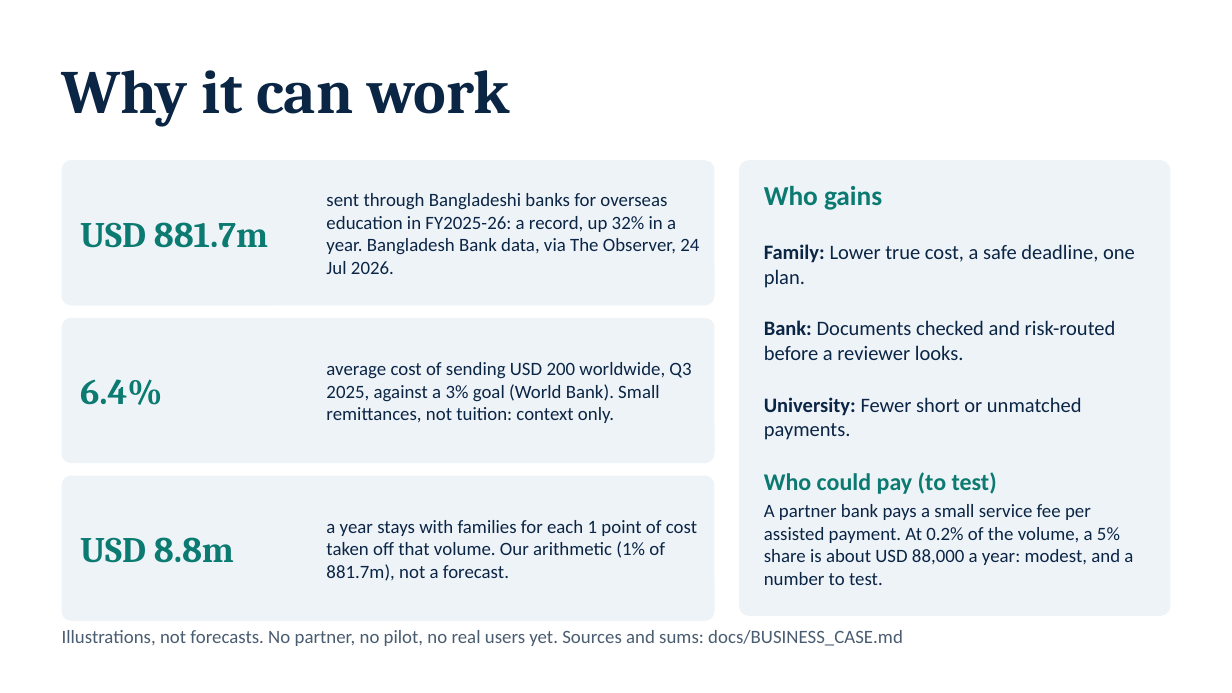
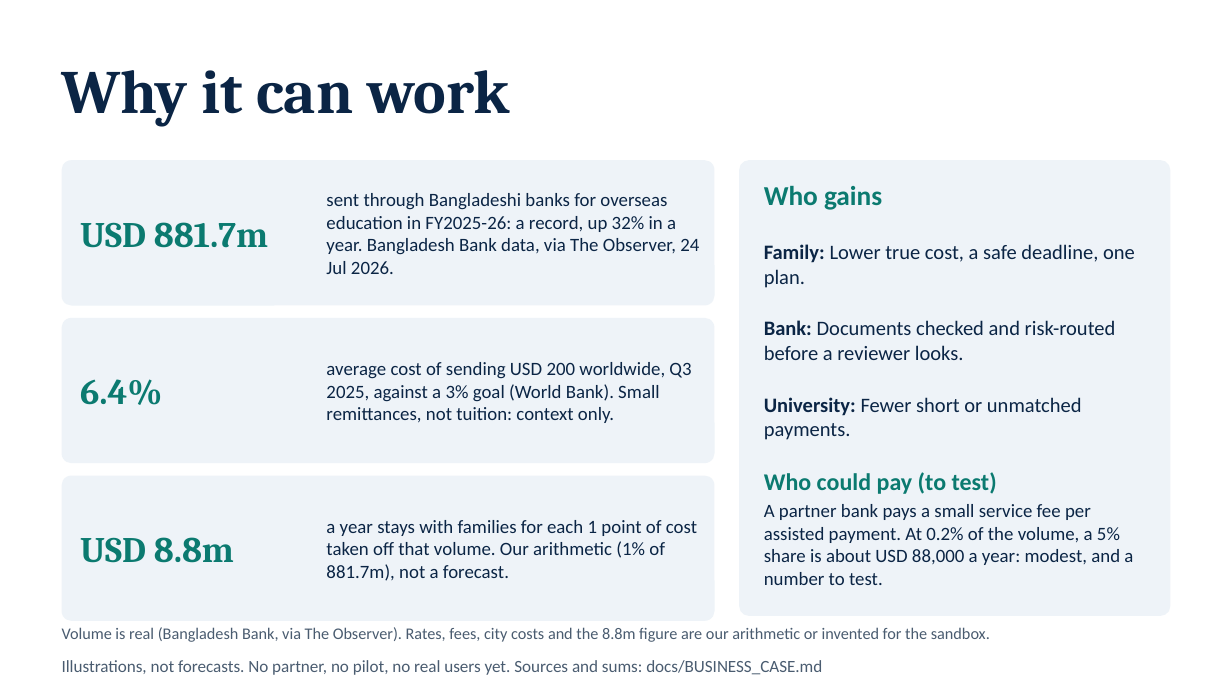
Before and after one commit to NoobCrow/StudyRoute, a slide deck: slide 18 of submission/StudyRoute_Deck.pptx (slide 12 before the commit). Drawn at 1232x693 pixels with LibreOffice and Linux fonts; fonts in the diff are those of the drawing. Boxes give left, top, right and bottom in pixels: in the first picture for what was removed or moved away, otherwise in the second. Text is boxed around its words. In the diff, an @@ line names an element or a change of style, - is before the commit and + after.

```diff
--- a/submission/StudyRoute_Deck.pptx
+++ b/submission/StudyRoute_Deck.pptx
@@ text added at (62,627,990,642), 9.5 pt, text #4A5C70 @@
+Volume is real (Bangladesh Bank, via The Observer). Rates, fees, city costs and the 8.8m figure are our arithmetic or invented for the sandbox.
@@ text "Illustrations, not forecasts. No partner, ...": place and size @@
-text "Illustrations, not forecasts. No partner, ..." at (62,630,903,646)
+text "Illustrations, not forecasts. No partner, ..." at (62,660,822,675)
@@ text "Illustrations, not forecasts. No partner, ..." at (62,660,822,675): size 11 to 10 pt @@
```
Also in this commit, not shown: 6 other slides changed, 7 slides added, 29 other files.
